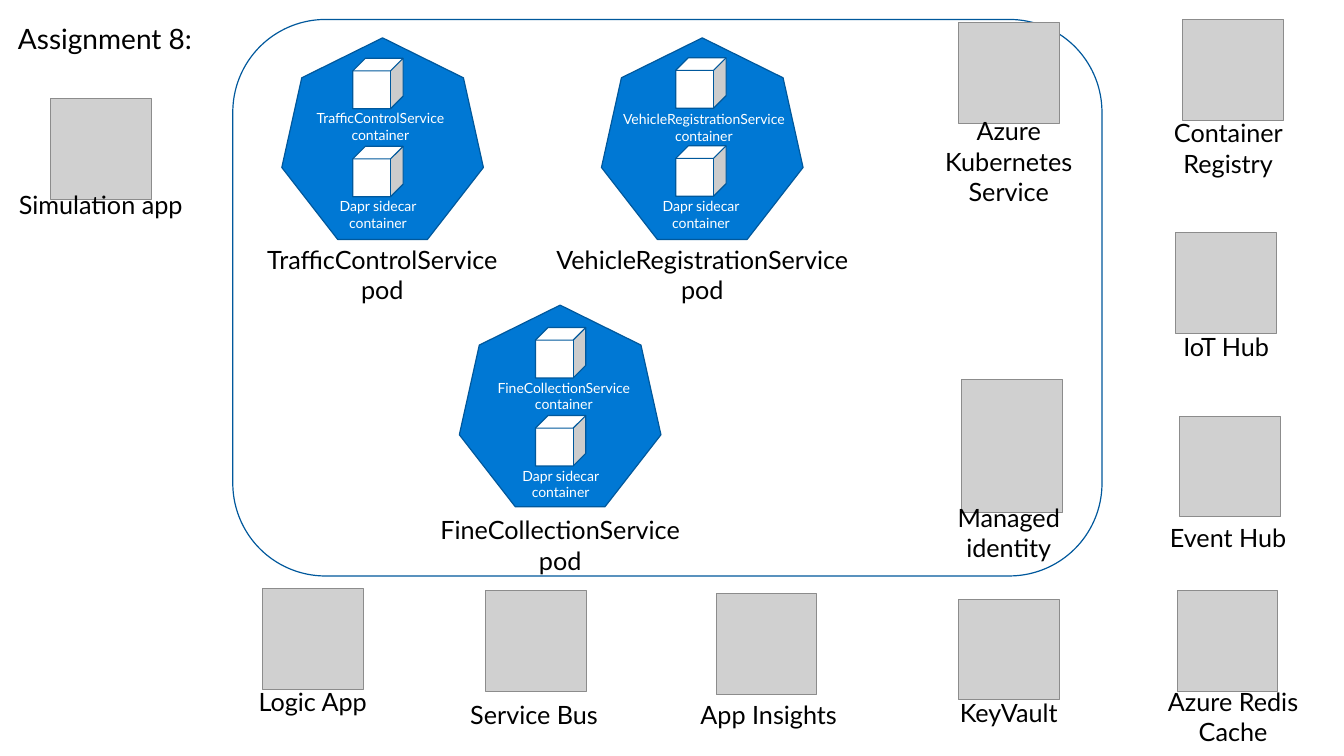
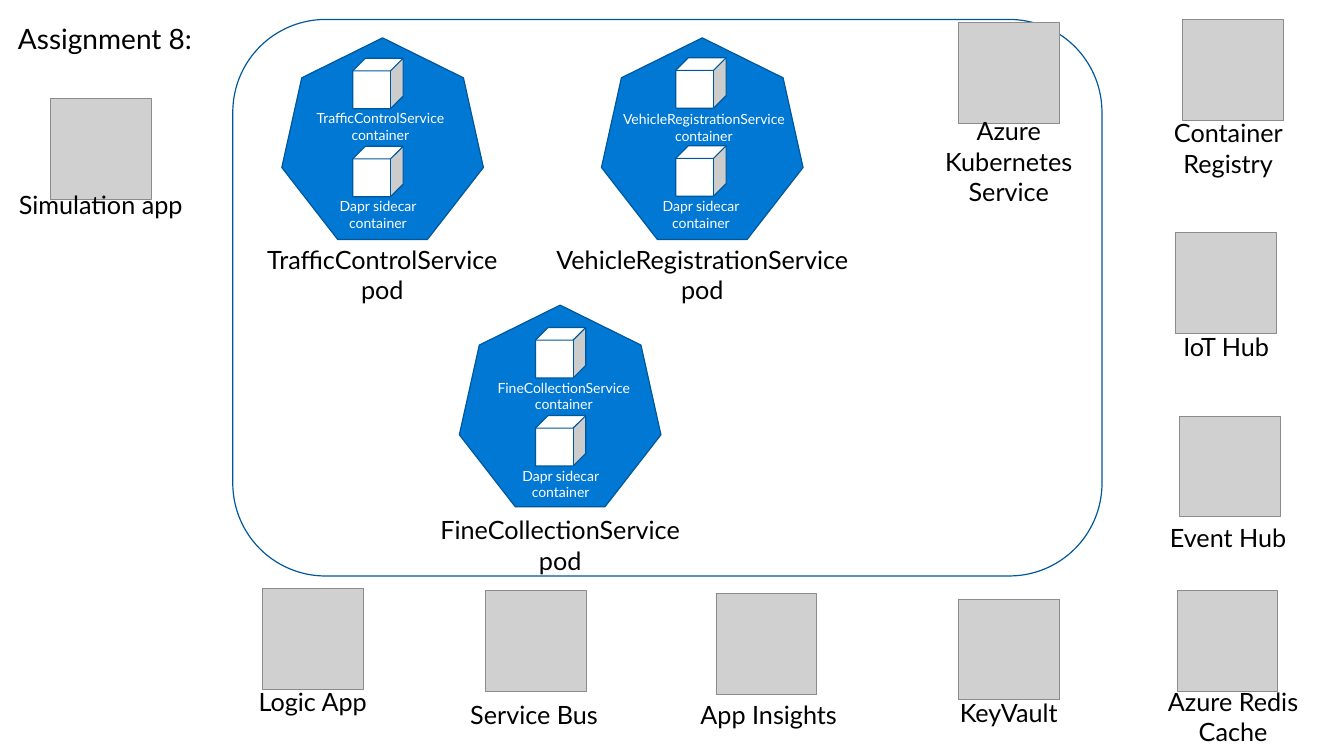
Before and after one commit to US-MFG-Demo/k8s-dapr-hack, a slide deck: slide 21 of Figures.pptx. Drawn at 1344x756 pixels with LibreOffice and Linux fonts; fonts in the diff are those of the drawing; grey boxes stand for pictures; background and template pictures are left out. Boxes give left, top, right and bottom in pixels: in the first picture for what was removed or moved away, otherwise in the second. Text is boxed around its words. In the diff, an @@ line names an element or a change of style, - is before the commit and + after.

```diff
--- a/Figures.pptx
+++ b/Figures.pptx
@@ picture removed at box(962, 380, 1063, 513) @@
@@ text removed at box(958, 505, 1060, 562) @@
-Managed identity
```
Also in this commit, not shown: 3 other files.
